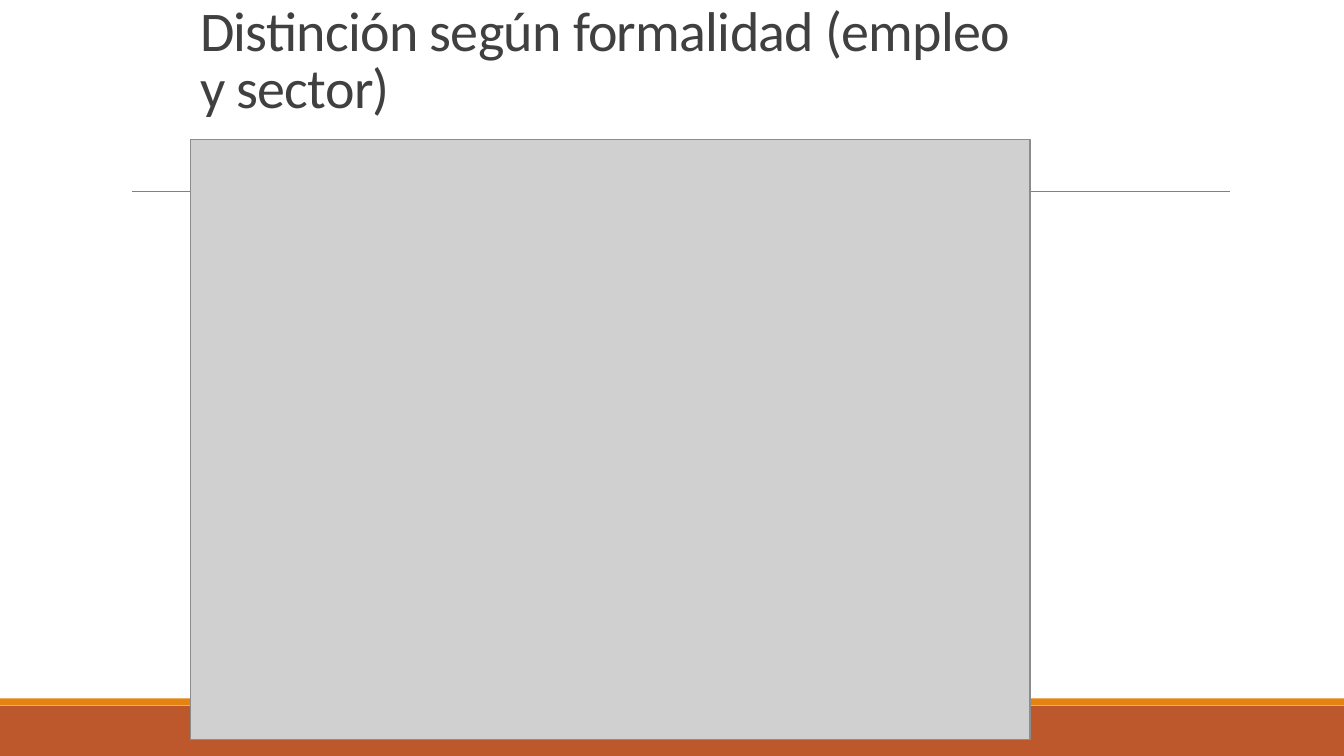
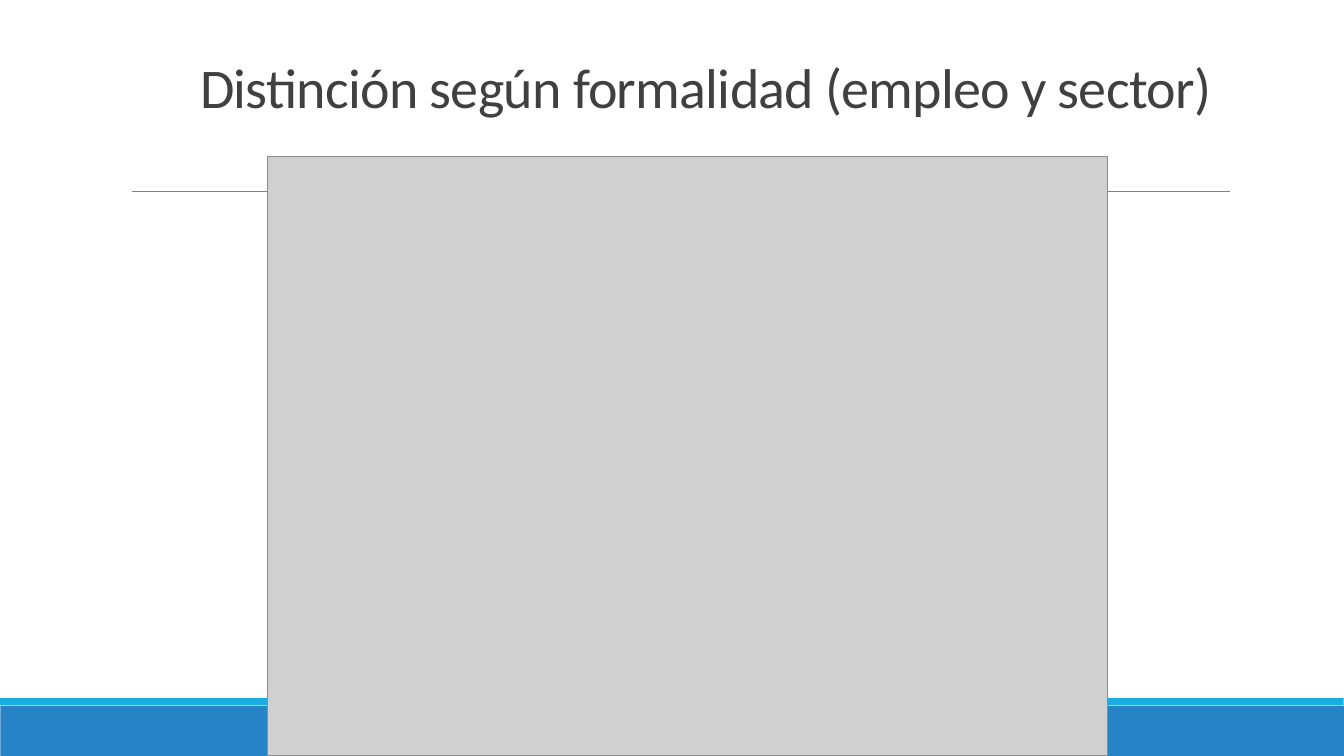
Before and after one commit to ceped-fce-uba/curso_aset, a slide deck: slide 20 of Clase 2 - EPH e Intro a Tidyverse/Presentación EPH.pptx. Drawn at 1344x756 pixels with LibreOffice and Linux fonts; fonts in the diff are those of the drawing; grey boxes stand for pictures. Boxes give left, top, right and bottom in pixels: in the first picture for what was removed or moved away, otherwise in the second. Text is boxed around its words. In the diff, an @@ line names an element or a change of style, - is before the commit and + after.

```diff
--- a/Clase 2 - EPH e Intro a Tidyverse/Presentación EPH.pptx
+++ b/Clase 2 - EPH e Intro a Tidyverse/Presentación EPH.pptx
@@ title "Distinción según formalidad (empleo y ..." rewrapped from box(200, 10, 1010, 117) to box(200, 67, 1211, 118) @@
@@ picture: place and size @@
-picture at box(191, 140, 1030, 740)
+picture at box(267, 156, 1107, 756)
@@ rectangle at box(0, 706, 1344, 756): fill #BD582C to #2683C6 @@
@@ rectangle at box(0, 699, 1344, 706): fill #E48312 to #1CADE4 @@
```
Also in this commit, not shown: 22 other slides changed, 3 other files.
